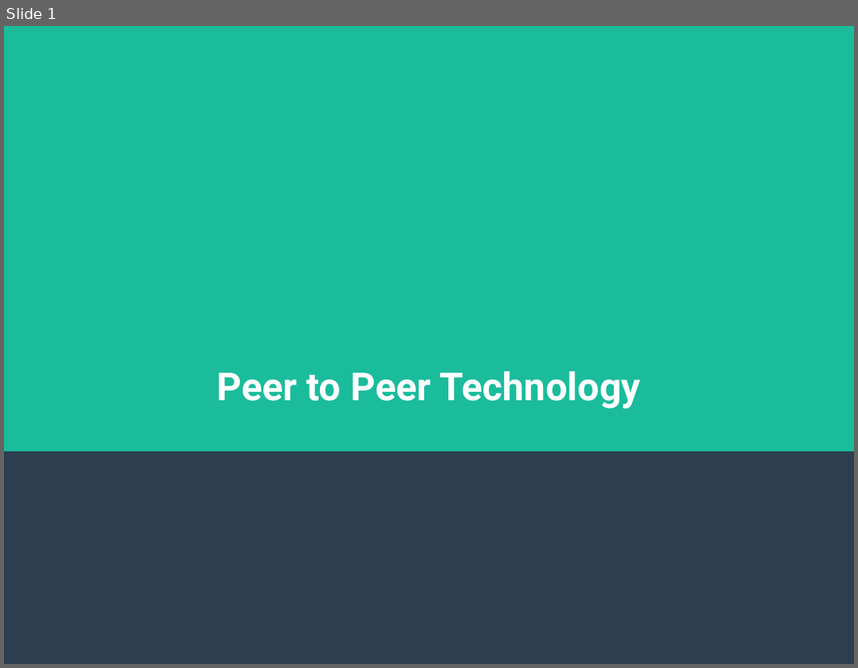
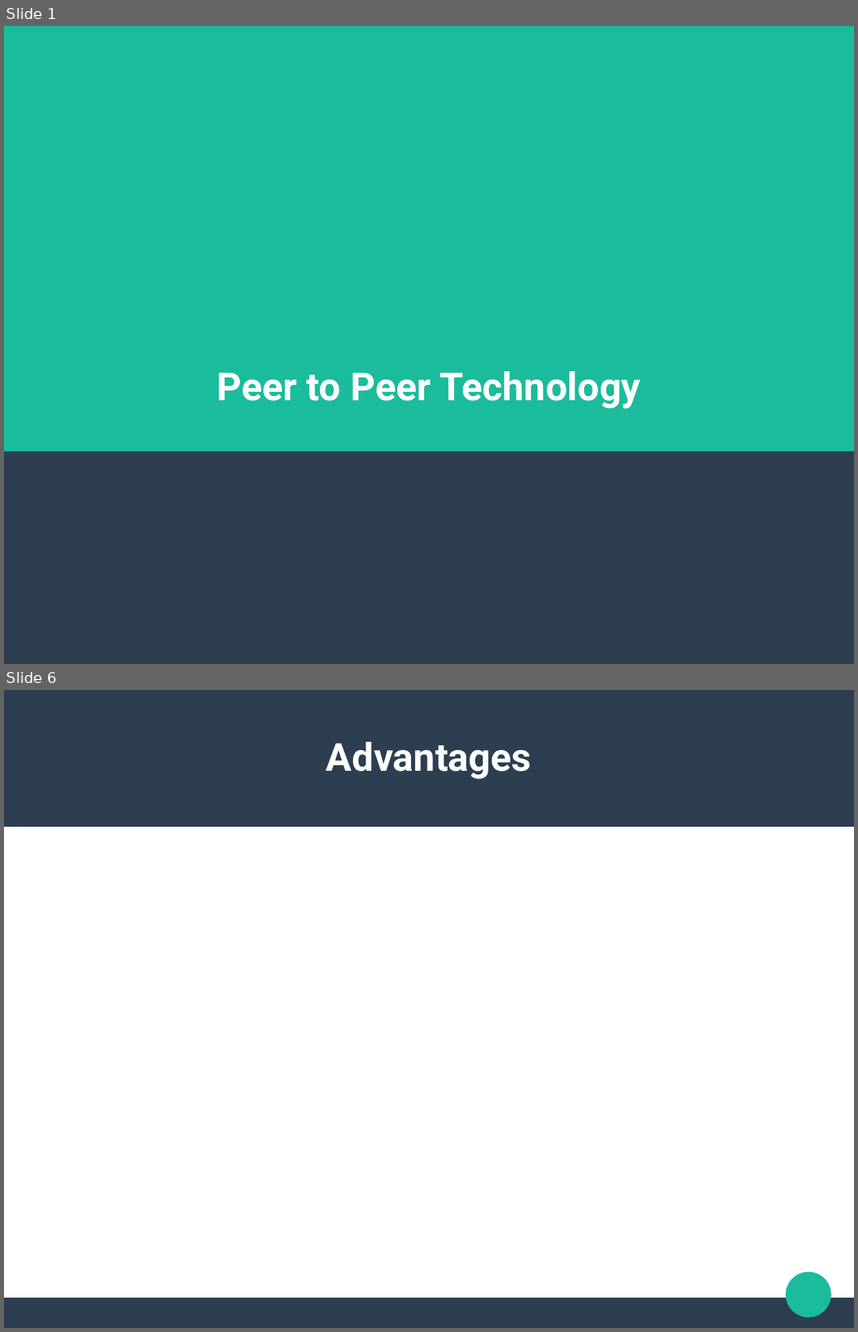
Before and after one commit to ishanjoshi02/TeSeminar, a slide deck: Presentation/Neeraj/Presentation.pptx. Shown one above the other, each under a label of ours: slide 1 before the commit, slides 1 and 6 after it; the slides between them are not shown. The pictures are 858x668 and 858x1332 pixels, drawn with LibreOffice and Linux fonts; fonts in the diff are those of the drawing. Boxes give left, top, right and bottom in pixels: in the first picture for what was removed or moved away, otherwise in the second. Text is boxed around its words. In the diff, an @@ line names an element or a change of style, - is before the commit and + after.

```diff
--- a/Presentation/Neeraj/Presentation.pptx
+++ b/Presentation/Neeraj/Presentation.pptx
@@ slide 6 added at [4,690,854,1328], background #FFFFFF @@
@@ rectangle added at [4,690,854,827], fill #2C3E50 @@
@@ text added at [326,742,532,779], 36 pt, text #FFFFFF, bold @@
+Advantages
@@ ellipse added at [786,1272,832,1317], fill #1ABC9C @@
@@ rectangle added at [4,1297,854,1327], fill #2C3E50 @@
```
Also in this commit, not shown: 1 slide changed, 3 other slides added, 3 other files.
